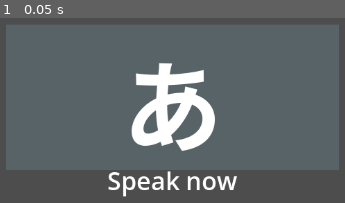
Above: before the commit, frame 1.
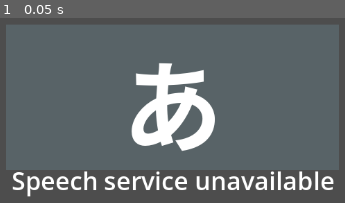
Above: after the commit, the same moment.

Repository: Salty-Scorpon/KanaLoop
Game: Godot game, scene res://KanaReadingPractice.tscn
The game is run twice, just before and just after one commit, with the same random seed, the same clock (stepped at 60 frames per second) and the same inputs. This scene is started directly instead of the project's main scene.
Inputs:
- Up to frame 1 (0.05 s): no input

The runs differ from the first frame. In frame 1, 4.4% of the frame differs, in the area x 3-97%, y 82-97%.

Commit message:
Fix symbol reading assignment selection

Diff:
--- a/kana-loop/KanaLoop/kana_reading_practice.gd
+++ b/kana-loop/KanaLoop/kana_reading_practice.gd
@@ -16,6 +16,7 @@
 var _feedback_timer: SceneTreeTimer
 var _listen_timeout_timer: SceneTreeTimer
 var _vosk_service_manager: VoskServiceManager
+var _active_kana: Array[String] = []
 
 func _ready() -> void:
 	if kana_label == null and has_node("KanaLabel"):
@@ -27,6 +28,7 @@
 	if animation_player and not animation_player.animation_finished.is_connected(_on_animation_finished):
 		animation_player.animation_finished.connect(_on_animation_finished)
 
+	_ensure_fsm()
 	if speech_controller and speech_controller.fsm == null and fsm:
 		speech_controller.fsm = fsm
 
@@ -39,6 +41,30 @@
 	_vosk_service_manager = get_node_or_null("/root/VoskServiceAutoload")
 	if _vosk_service_manager and not _vosk_service_manager.unavailable.is_connected(_on_vosk_unavailable):
 		_vosk_service_manager.unavailable.connect(_on_vosk_unavailable)
+
+	_start_lesson_from_selection()
+
+func _ensure_fsm() -> void:
+	if fsm != null:
+		return
+	if has_node("LessonFSM"):
+		fsm = $LessonFSM
+		return
+	fsm = LessonFSM.new()
+	add_child(fsm)
+
+func _start_lesson_from_selection() -> void:
+	if fsm == null:
+		return
+	_active_kana = KanaState.get_selected_kana()
+	if _active_kana.is_empty():
+		_active_kana = KanaState.DEFAULT_KANA.duplicate()
+	var items: Array = []
+	for kana in _active_kana:
+		items.append({
+			"kana": kana,
+		})
+	fsm.start_lesson(items)
 
 func _on_state_entered(state: int, context: Dictionary) -> void:
 	_clear_timers()
